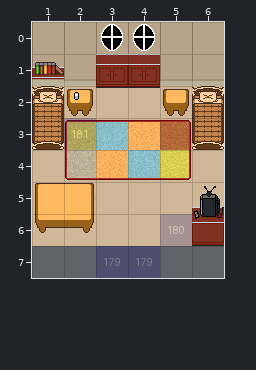
Tiled map: bgs/maps/room_04.tmx. Above: the version before the commit.
Cells are 32x32 px. Shown: x 1..6, y 0..7.
Now the later version:
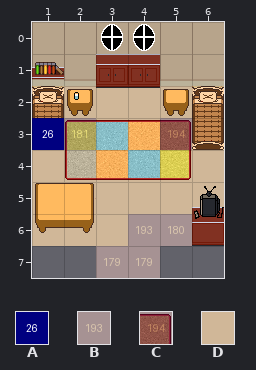
Key: from "blue-labels": A 25, B 192, C 193; from "room03": D 6.
_ is an empty cell.
See-through tiles are keyed as they look on the map.
The exact change:
Layer "decor":
The edit adds tile D in row 7 at x 3 to 4.
Layer "actions":
The edit adds tile B in row 6 at x 4.
The edit adds tile C in row 3 at x 5.
Layer "characters":
The edit adds tile A in row 3 at x 1.
Changed places in both pictures, as pixel boxes (x1, y1, x2, y2):
added: (32, 118, 64, 150)
added: (160, 118, 192, 150)
added: (96, 214, 160, 278)
